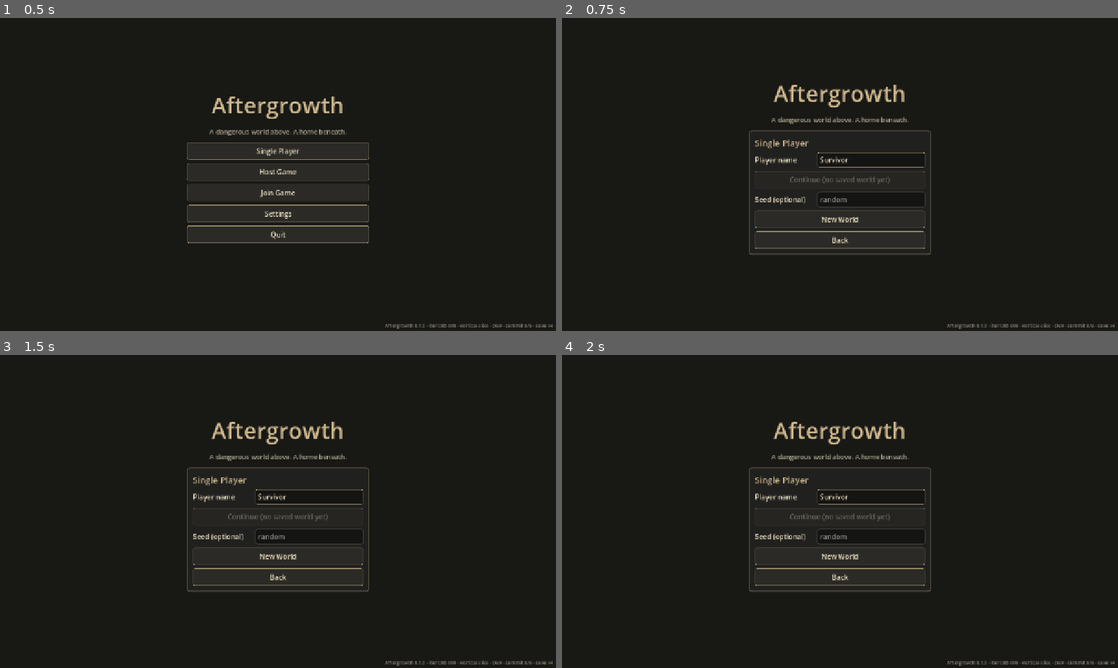
Above: before the commit, frames 1-4 (two rows, left to right).
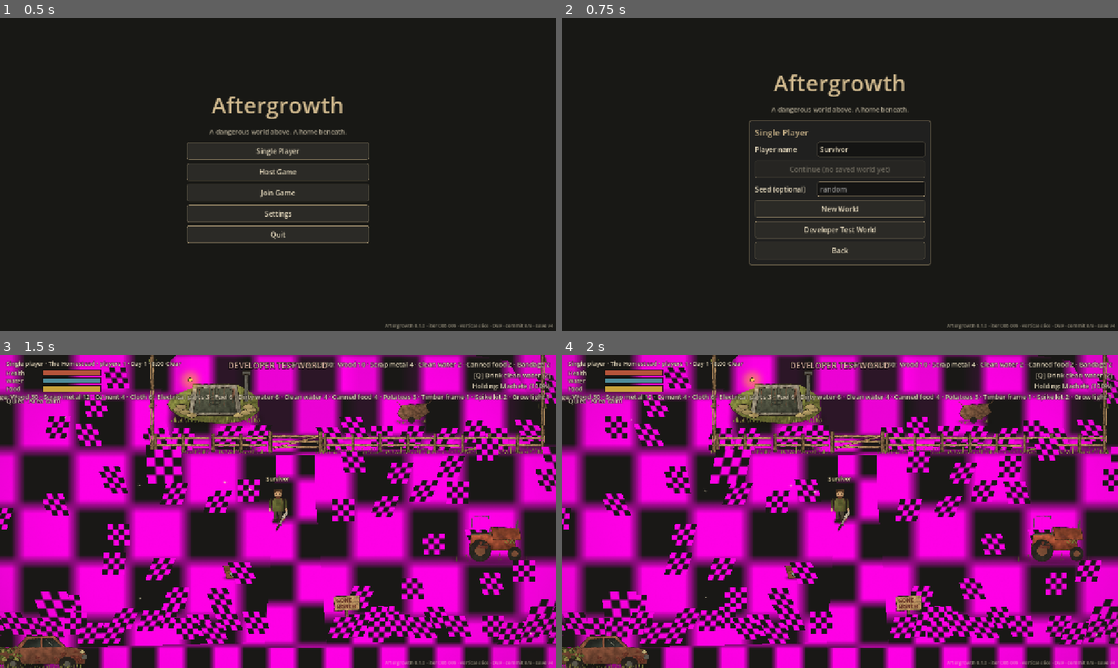
Above: after the commit, the same moments.

Repository: crosenlund79/ZombieSurvival2D
Game: Godot game, scene res://src/presentation/app/main.tscn
Same seed, same stepped clock (60 frames per second), same inputs: the game is played once before the commit and once after it.
Inputs (mouse positions are in pixels of both pictures, inside the frame that each line leads up to):
- Up to frame 1 (0.5 s): no input
- Up to frame 2 (0.75 s): click "Single Player" at 0.5 s
- Up to frame 3 (1.5 s): click (278, 567) at 1.25 s, where only the run after the commit has a clickable "Developer Test World"
- Up to frame 4 (2 s): no input

Frame 1 is identical in both runs. In frame 2, 4.3% of the frame differs, in the area x 33-67%, y 18-80%; in frame 3, 70%, in the area x 0-100%, y 0-100%; in frame 4, 70%.

Commit message:
WIP integration: developer test world, F3 tools, problem report, slice acceptance run
Co-Authored-By: Claude Opus 5.5 <noreply@anthropic.com>
Claude-Session: https://claude.ai/code/session_01HoR6KFanAEU9JVkzx8tqgn

Diff:
--- a/content/buildables.json
+++ b/content/buildables.json
@@ -41,7 +41,7 @@
 			"where": ["surface", "bunker"], "size": [80, 34], "blocks": true, "build_seconds": 4,
 			"station": "workbench", "refund": 0.5, "repair_fraction": 0.5,
 			"tiers": [
-				{"id": "wood", "name_key": "TIER_WOOD", "cost": {"wood": 6, "scrap_metal": 2}, "hp": 150, "armor": 1, "repair_item": "wood", "art": "build.workbench"}
+				{"id": "wood", "name_key": "TIER_WOOD", "cost": {"wood": 5, "scrap_metal": 2}, "hp": 150, "armor": 1, "repair_item": "wood", "art": "build.workbench"}
 			]
 		},
 		"planter": {
--- a/locale/strings.json
+++ b/locale/strings.json
@@ -2030,5 +2030,69 @@
 	"TIP_SIEGE": {
 		"da": "En horde er på vej til gården. Luk lågen, forsvar barrikaderne, eller vent det af nedenunder — men alt bygget udenfor kan blive beskadiget. Det slutter, når horden er slået eller giver op.",
 		"en": "A horde is coming to the homestead. Close the gate, man the barricades, or wait it out below — but anything built outside may be damaged. It ends when the horde is beaten or gives up."
+	},
+	"MENU_DEV_WORLD": {
+		"da": "Udviklerens testverden",
+		"en": "Developer Test World"
+	},
+	"DEV_NIGHT": {
+		"da": "Tid: nat",
+		"en": "Time: night"
+	},
+	"DEV_DAY": {
+		"da": "Tid: dag",
+		"en": "Time: day"
+	},
+	"DEV_RAIN": {
+		"da": "Regn til/fra",
+		"en": "Rain on/off"
+	},
+	"DEV_HEAT": {
+		"da": "Øg varmen ved hjemmet",
+		"en": "Raise home heat"
+	},
+	"DEV_SIEGE": {
+		"da": "Start en horde (15 s)",
+		"en": "Start a horde (15 s)"
+	},
+	"DEV_HUNGER": {
+		"da": "Gør sulten",
+		"en": "Make hungry"
+	},
+	"DEV_GRANT_KIT": {
+		"da": "Giv byggesæt",
+		"en": "Grant construction kit"
+	},
+	"DEV_DAMAGE": {
+		"da": "Skad konstruktioner her",
+		"en": "Damage structures here"
+	},
+	"DEV_REPAIR_ALL": {
+		"da": "Reparér alt her",
+		"en": "Repair all here"
+	},
+	"DEV_RECRUIT": {
+		"da": "Rekruttér overlevende",
+		"en": "Recruit survivor"
+	},
+	"DEV_JOB_WATER": {
+		"da": "Overlevende: vandjob",
+		"en": "Survivor: water job"
+	},
+	"DEV_JOB_FARM": {
+		"da": "Overlevende: dyrkningsjob",
+		"en": "Survivor: farm job"
+	},
+	"DEV_REPORT": {
+		"da": "Skriv fejlrapport",
+		"en": "Write problem report"
+	},
+	"DEV_REPORT_WRITTEN": {
+		"da": "Fejlrapport skrevet: %s",
+		"en": "Problem report written: %s"
+	},
+	"HUD_DEV_WORLD": {
+		"da": "UDVIKLERENS TESTVERDEN",
+		"en": "DEVELOPER TEST WORLD"
 	}
 }
--- a/src/core/game_session.gd
+++ b/src/core/game_session.gd
@@ -46,6 +46,10 @@
 var world: WorldState = null
 var local_player_id := ""
 var last_save := {}            # {ok, error, unix}
+## Set by the menu before starting: "dev" prepares a Developer Test World (new worlds only).
+var pending_preset := ""
+## Average milliseconds spent in Simulation.advance per frame (diagnostics).
+var sim_ms := 0.0
 
 var _peer_to_player := {}      # host: peer id -> player id
 var _move_track := {}          # host: player id -> last accepted msec
@@ -189,6 +193,9 @@
 	var name := SettingsService.sanitize_name(player_name)
 	var p := _admit_player(1, Settings.player_token(name), name)
 	local_player_id = p.player_id
+	if pending_preset == "dev" and world.tick == 0:
+		DevPreset.apply(world, p.player_id)
+	pending_preset = ""
 
 
 ## Host: register (or welcome back) a player for a connected peer.
@@ -251,7 +258,10 @@
 
 ## Advances the shared clock and publishes constructions that completed.
 func _advance(ticks: int) -> void:
-	for res in Simulation.advance(world, ticks):
+	var t0 := Time.get_ticks_usec()
+	var results := Simulation.advance(world, ticks)
+	sim_ms = lerpf(sim_ms, float(Time.get_ticks_usec() - t0) / 1000.0, 0.05)
+	for res in results:
 		if not (res["changes"] as Array).is_empty() or not (res["bunkers"] as Array).is_empty():
 			SessionLog.info("world", "construction_completed", {"changes": res["changes"], "bunkers": res["bunkers"]})
 		_publish_result(res)
@@ -779,6 +789,9 @@
 						var de := Build.damage_entity(world, reg9, eid, float(arg) if arg != null else 40.0)
 						out["changes"].append_array(de["changes"])
 				_publish_result(out)
+		"report":
+			var path := DevPreset.write_report(world, pid)
+			_send_notice(peer_id, "DEV_REPORT_WRITTEN", [path])
 		"recruit":
 			# Developer: the test survivor moves into the shelter now (needs a shelter).
 			var rr := NpcSim.dev_recruit(world, str(arg) if arg != null and str(arg) != "" else "mara")
--- a/src/dev/autotest_driver.gd
+++ b/src/dev/autotest_driver.gd
@@ -61,6 +61,11 @@
 			var res := Session.start_single(world_id, s, name) if cmd == "single" else Session.start_host(port, world_id, s, name)
 			ok = res["ok"]
 			err = str(res.get("error", "")) + " " + str(res.get("detail", ""))
+			await get_tree().process_frame
+		"devworld":
+			Session.pending_preset = "dev"
+			var rdw := Session.start_single("", 12345, a[0] if a.size() > 0 else "Tester")
+			ok = rdw["ok"]
 			await get_tree().process_frame
 		"join":
 			var res2 := Session.start_join(a[0], int(a[1]), a[2])
@@ -349,6 +354,7 @@
 			objs[rid2] = row
 		s["objects"] = objs
 		s["env"] = w.env
+		s["sim_ms"] = Session.sim_ms
 		var npcs := {}
 		for n in w.npcs.values():
 			npcs[n.npc_id] = {"region": n.region_id, "x": n.position.x, "y": n.position.y, "recruit": n.recruit, "job": n.job,
--- /dev/null
+++ b/src/dev/dev_preset.gd
@@ -0,0 +1,86 @@
+class_name DevPreset
+extends RefCounted
+## "Developer Test World": a prepared world for checking systems quickly
+## (shelter dug and open, a larger first chamber, generator running, purifier
+## and planter, a workbench, stocked storage, tools, the survivor at home with
+## a job). Applied once by the host right after creating a new world; marked in
+## world.meta so it is never mistaken for a normal game.
+
+const SITE := "homestead.farmhouse.shelter"
+
+
+static func apply(world: WorldState, player_id: String) -> void:
+	var p: PlayerState = world.players.get(player_id)
+	var fh := world.region("homestead.farmhouse")
+	fh.set_fields(SITE, {"stage": "built", "open": true})
+	var b := world.create_bunker(SITE, "homestead.farmhouse", "bunker_earth")
+	var reg := world.region(b.level_region(-1))
+	var dug := {}
+	for c in range(9, 13):
+		for r in range(11, 15):
+			dug["%d,%d" % [c, r]] = true
+	reg.terrain["dug"] = dug
+	reg.terrain["supports"] = {"11,12": {"stage": "reinforced"}}
+	reg.set_fields("generator", {"fuel": 4.0, "running": true})
+	reg.set_fields("purifier", {"input": 2, "output": 1})
+	b.resources = {"wood": 30, "scrap_metal": 12, "cement": 4, "fuel": 6, "water_dirty": 6, "water_clean": 4,
+		"canned_food": 4, "potato": 3, "cloth": 6, "electrical_parts": 3, "timber_frame": 1, "spike_kit": 2, "grow_light": 1}
+	_place(world, reg, "workbench", Terrain.cell_center(reg, Vector2i(10, 12)))
+	var planter := _place(world, reg, "planter", Terrain.cell_center(reg, Vector2i(10, 14)))
+	reg.objects[planter]["water"] = 2
+	if p != null:
+		p.carried = {"wood": 10, "scrap_metal": 4, "canned_food": 2, "water_clean": 2, "bandage": 2}
+		for item in ["hatchet", "machete", "padded_jacket"]:
+			p.gear.append(Inv.new_gear(world, item))
+		p.equipped = {"hand": p.gear[1]["uid"], "body": p.gear[2]["uid"]}
+	NpcSim.ensure(world)
+	NpcSim.dev_recruit(world, "mara")
+	if world.npcs.has("mara"):
+		world.npcs["mara"].job = "water"
+	world.meta["dev_world"] = true
+	SessionLog.info("dev", "test_world_prepared", {"world": world.world_id})
+
+
+static func _place(world: WorldState, reg: RegionState, def_id: String, pos: Vector2) -> String:
+	var oid := world.new_uid("o")
+	var p := Build.snap(reg, pos)
+	reg.objects[oid] = {"def": def_id, "tier": 0, "x": p.x, "y": p.y, "hp": Build.max_hp({"def": def_id, "tier": 0}), "stage": "built"}
+	return oid
+
+
+## Writes a short plain-text problem report (build, world, where you are, nearby
+## systems, the defence event, recent log lines) to user://reports/. Local file;
+## returns its absolute path.
+static func write_report(world: WorldState, player_id: String) -> String:
+	var dir := Paths.ensure_dir(Paths.user_root() + "reports/")
+	var path := dir + "report_%s.txt" % Time.get_datetime_string_from_system().replace(":", "-")
+	var p: PlayerState = world.players.get(player_id)
+	var lines: Array[String] = []
+	lines.append("Aftergrowth problem report")
+	lines.append(BuildInfo.label())
+	lines.append("world %s · seed %d · tick %d · day %d %s · weather %s" % [world.world_id, world.world_seed, world.tick,
+		EnvSim.day_number(world), EnvSim.clock_text(world), EnvSim.weather(world)])
+	if p != null:
+		lines.append("player %s in %s at (%d, %d) · health %d water %d food %d · holding '%s'" % [p.display_name, p.region_id,
+			p.position.x, p.position.y, p.health, p.hydration, p.hunger, p.weapon])
+		lines.append("carrying: %s" % JSON.stringify(p.carried))
+		var r := world.region(p.region_id)
+		if r != null:
+			var near: Array[String] = []
+			for oid in r.objects:
+				var o: Dictionary = r.objects[oid]
+				if Build.pos_of(o).distance_to(p.position) < 500.0:
+					near.append("%s %s hp %s %s" % [oid, o.get("def"), o.get("hp", "-"), o.get("stage", "")])
+			lines.append("nearby structures: " + (", ".join(near) if not near.is_empty() else "none"))
+	lines.append("defence event: %s · heat %s · home heat %.1f" % [JSON.stringify(EventSim.siege(world)), JSON.stringify(world.meta.get("heat", {})), EventSim.home_heat(world)])
+	lines.append("zombies: %d · survivors: %s" % [world.zombies.size(), JSON.stringify(NpcState.encode_all(world))])
+	lines.append("")
+	lines.append("recent log:")
+	for e in SessionLog.recent(60):
+		lines.append(JSON.stringify(e))
+	var f := FileAccess.open(path, FileAccess.WRITE)
+	if f != null:
+		f.store_string("\n".join(lines))
+		f.close()
+	SessionLog.info("dev", "report_written", {"path": ProjectSettings.globalize_path(path)})
+	return ProjectSettings.globalize_path(path)
--- a/src/presentation/ui/dev_overlay.gd
+++ b/src/presentation/ui/dev_overlay.gd
@@ -47,6 +47,22 @@
 		Session.request_dev_command("grant", "fuel:2")
 		Session.request_dev_command("grant", "water_dirty:3"))
 	_btn(g, "DEV_THIRST", func() -> void: Session.request_dev_command("thirst", 20.0))
+	_btn(g, "DEV_NIGHT", func() -> void: Session.request_dev_command("time", 22.0))
+	_btn(g, "DEV_DAY", func() -> void: Session.request_dev_command("time", 9.0))
+	_btn(g, "DEV_RAIN", func() -> void:
+		Session.request_dev_command("weather", "clear" if Session.world != null and EnvSim.is_raining(Session.world) else "rain"))
+	_btn(g, "DEV_HEAT", func() -> void: Session.request_dev_command("heat", 60.0))
+	_btn(g, "DEV_SIEGE", func() -> void: Session.request_dev_command("siege", 15.0))
+	_btn(g, "DEV_HUNGER", func() -> void: Session.request_dev_command("hunger", 20.0))
+	_btn(g, "DEV_GRANT_KIT", func() -> void:
+		for it in ["scrap_metal:8", "cement:4", "spike_kit:2", "timber_frame:1", "grow_light:1", "cloth:4", "electrical_parts:2"]:
+			Session.request_dev_command("grant", it))
+	_btn(g, "DEV_DAMAGE", func() -> void: Session.request_dev_command("damage_structures", 60.0))
+	_btn(g, "DEV_REPAIR_ALL", func() -> void: Session.request_dev_command("repair_structures"))
+	_btn(g, "DEV_RECRUIT", func() -> void: Session.request_dev_command("recruit", "mara"))
+	_btn(g, "DEV_JOB_WATER", func() -> void: Session.request_dev_command("npc_job", "water"))
+	_btn(g, "DEV_JOB_FARM", func() -> void: Session.request_dev_command("npc_job", "farm"))
+	_btn(g, "DEV_REPORT", func() -> void: Session.request_dev_command("report"))
 	_btn(g, "DEV_AI_LABELS", func() -> void: ZombieView.show_debug = not ZombieView.show_debug)
 
 
@@ -99,6 +115,27 @@
 				hot.append("%s=%.1f" % [key.substr(key.find("|") + 1), w.threat.zones[key]])
 			if not hot.is_empty():
 				lines.append("zones " + ", ".join(hot.slice(0, 6)))
+			lines.append("hunger %d · gear %s · equipped %s" % [me.hunger, JSON.stringify(me.gear.map(func(g): return "%s:%d" % [g["item"], g["cond"]])), JSON.stringify(me.equipped)])
+			lines.append("heat %s · home %.1f · event %s" % [JSON.stringify(w.meta.get("heat", {})), EventSim.home_heat(w), JSON.stringify(EventSim.siege(w))])
+			lines.append("day %d %s · %s until %d · sim %.2f ms" % [EnvSim.day_number(w), EnvSim.clock_text(w), EnvSim.weather(w), int(w.env.get("until", 0)), Session.sim_ms])
+			for bid2 in w.bunkers:
+				var lv := (w.bunkers[bid2] as BunkerState).level_region(-1)
+				var lr := w.region(lv)
+				if lr != null:
+					lines.append("storage %s" % JSON.stringify((w.bunkers[bid2] as BunkerState).resources))
+					lines.append("generator %s · purifier %s · power %s" % [JSON.stringify(lr.entity_state("generator")), JSON.stringify(lr.entity_state("purifier")), str(InfraSim.is_powered(w, lv))])
+			var rr := w.region(me.region_id)
+			if rr != null and not rr.objects.is_empty():
+				var objs := []
+				for oid in rr.objects:
+					var o: Dictionary = rr.objects[oid]
+					objs.append("%s:%s hp%s%s" % [oid, o.get("def"), str(o.get("hp", "-")), (" job" if o.has("job") else "") + (" " + str(o.get("crop", "")) if o.has("crop") else "")])
+				lines.append("objects " + ", ".join(objs.slice(0, 10)))
+			for n in w.npcs.values():
+				lines.append("survivor %s %s %s job '%s' %s %s" % [n.name, n.recruit, n.region_id, n.job, n.activity, n.status])
+			for e in SessionLog.recent(6):
+				if str(e.get("cat", "")) in ["inventory", "world", "settlement", "threat"]:
+					lines.append("· %s %s %s" % [e.get("cat"), e.get("ev"), JSON.stringify(e.get("data", {})).substr(0, 90)])
 	var s := Session.last_save
 	lines.append("last save: %s" % ("—" if s.is_empty() else ("OK" if s["ok"] else "FAILED " + str(s["error"]))))
 	lines.append("art/sound overrides active: %d · loops %s" % [Assets.override_count(), str(Audio.active_loops())])
--- a/src/presentation/ui/hud.gd
+++ b/src/presentation/ui/hud.gd
@@ -107,6 +107,8 @@
 	if w.region_def(me.region_id).has("zombies"):
 		_threat.text += " · " + tr("HUD_HEAT_%d" % EventSim.heat_level(w, me.region_id))
 	_banner.text = siege_text(w)
+	if bool(w.meta.get("dev_world", false)) and _banner.text == "":
+		_banner.text = tr("HUD_DEV_WORLD")
 	_down.text = tr("HUD_DOWNED") if me.dead else ""
 	var sensor := get_tree().get_first_node_in_group("local_sensor") as InteractionSensor
 	_prompt.text = sensor.focused.prompt_text() if sensor != null and sensor.focused != null and not PlayerAvatar.input_blocked else ""
--- a/src/presentation/ui/main_menu.gd
+++ b/src/presentation/ui/main_menu.gd
@@ -110,6 +110,9 @@
 	_seed.placeholder_text = "FIELD_SEED_HINT"
 	_row(v, "FIELD_SEED", _seed)
 	_add_button(v, "MENU_NEW_WORLD", func() -> void: _start(""))
+	_add_button(v, "MENU_DEV_WORLD", func() -> void:
+		Session.pending_preset = "dev"
+		_start(""))
 	_add_button(v, "MENU_BACK", _back_to_main)
 
 
Not shown, added: src/dev/dev_preset.gd.uid
